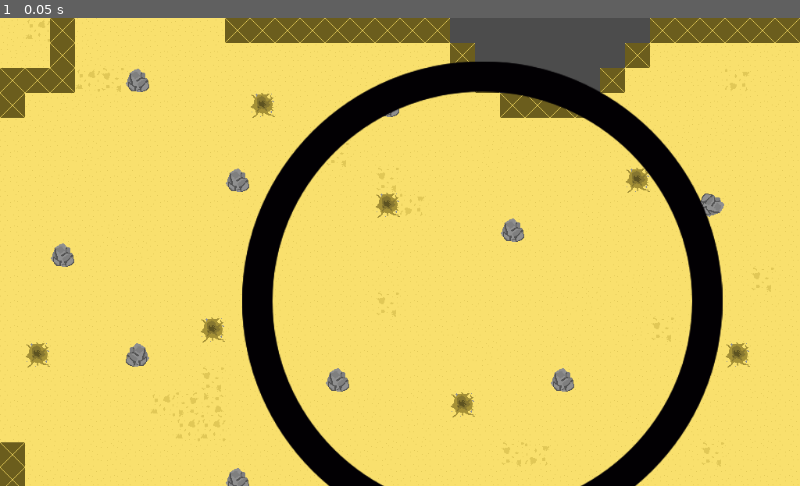
Above: before the commit, frame 1.
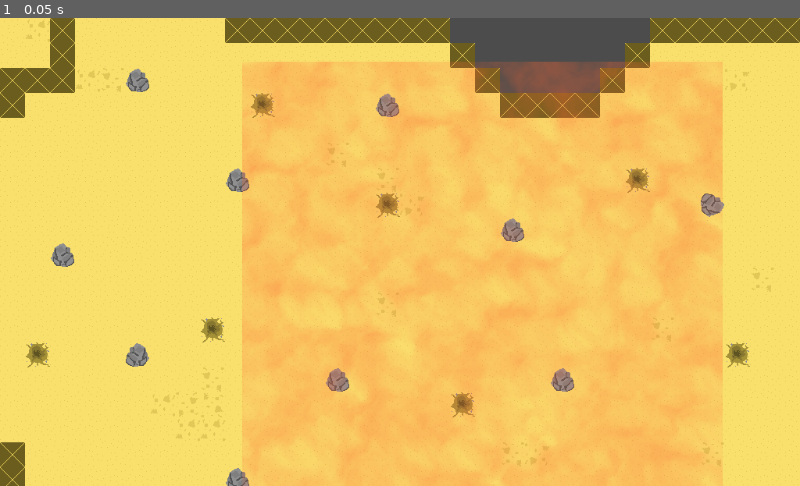
Above: after the commit, the same moment.

Repository: stranker/HellCommander
Game: Godot game, scene res://Scenes/GameScene.tscn
Two runs of this game, one before a commit and one after it. Both use one fixed random seed, a clock stepped at 60 frames per second and the inputs below. This scene is started directly instead of the project's main scene.
Inputs:
- Up to frame 1 (0.05 s): no input

The runs differ from the first frame. In frame 1, 36% of the frame differs, in the area x 30-91%, y 9-100%.

Commit message:
Add shader of AreaCircle

Diff:
--- a/Object/AreaCircle.tscn
+++ b/Object/AreaCircle.tscn
@@ -1,6 +1,6 @@
-[gd_scene load_steps=4 format=2]
+[gd_scene load_steps=6 format=2]
 
-[ext_resource path="res://Sprites/circulo.png" type="Texture" id=1]
+[ext_resource path="res://Sprites/InnerCircle.png" type="Texture" id=1]
 
 [sub_resource type="GDScript" id=1]
 script/source = "extends Area2D
@@ -18,7 +18,6 @@
 	$DamageTimer.start()
 	circle.radius = circle_radius
 	$OuterCircle.scale = circle_radius * $OuterCircle.scale / 500
-	$InnerCircle.scale = $OuterCircle.scale
 	pass
 
 func _on_Timer_timeout():
@@ -39,8 +38,6 @@
 
 sync func reduce_circle(pos):
 	circle_radius /= 1.5
-	$InnerCircle.scale /= 1.5
-	$InnerCircle.position = pos
 	$Tween.stop_all()
 	$Tween.interpolate_property(circle,'radius',circle.radius, circle_radius,4,Tween.TRANS_LINEAR,Tween.EASE_IN_OUT)
 	$Tween.interpolate_property($OuterCircle,'scale',$OuterCircle.scale, $OuterCircle.scale/1.5,4,Tween.TRANS_LINEAR,Tween.EASE_IN_OUT)
@@ -71,6 +68,61 @@
 func is_player_outside(p):
 	return p.global_position.distance_to(global_position) > circle_radius"
 
+[sub_resource type="Shader" id=3]
+code = "shader_type canvas_item;
+
+// Gonkee's fog shader for Godot 3 - full tutorial https://youtu.be/QEaTsz_0o44
+// If you use this shader, I would prefer it if you gave credit to me and my channel
+
+uniform vec3 color = vec3(1, 0.4, 0.2);
+uniform int OCTAVES = 4;
+
+float rand(vec2 coord){
+	return fract(sin(dot(coord, vec2(56, 78)) * 100.0) * 800.0);
+}
+
+float noise(vec2 coord){
+	vec2 i = floor(coord);
+	vec2 f = fract(coord);
+
+	// 4 corners of a rectangle surrounding our point
+	float a = rand(i);
+	float b = rand(i + vec2(1.0, 0.0));
+	float c = rand(i + vec2(0.0, 1.0));
+	float d = rand(i + vec2(1.0, 1.0));
+
+	vec2 cubic = f * f * (3.0 - 2.0 * f);
+
+	return mix(a, b, cubic.x) + (c - a) * cubic.y * (1.0 - cubic.x) + (d - b) * cubic.x * cubic.y;
+}
+
+float fbm(vec2 coord){
+	float value = 0.0;
+	float scale = 0.5;
+
+	for(int i = 0; i < OCTAVES; i++){
+		value += noise(coord) * scale;
+		coord *= 2.0;
+		scale *= 0.5;
+	}
+	return value;
+}
+
+void fragment() {
+	vec2 coord = UV * 20.0;
+
+	vec2 motion = vec2( fbm(coord + vec2(TIME * -0.2, TIME * 1.5)) );
+
+	float final = fbm(coord + motion);
+
+	COLOR = vec4(color, final * 0.5);
+}"
+
+[sub_resource type="ShaderMaterial" id=4]
+shader = SubResource( 3 )
+shader_param/color = Vector3( 1, 0.4, 0.2 )
+shader_param/OCTAVES = 4
+
 [sub_resource type="CircleShape2D" id=2]
 radius = 500.0
 
@@ -78,14 +130,12 @@
 script = SubResource( 1 )
 
 [node name="OuterCircle" type="Sprite" parent="."]
-scale = Vector2( 2, 2 )
-texture = ExtResource( 1 )
-
-[node name="InnerCircle" type="Sprite" parent="."]
+material = SubResource( 4 )
 scale = Vector2( 2, 2 )
 texture = ExtResource( 1 )
 
 [node name="CollisionShape2D" type="CollisionShape2D" parent="."]
+visible = false
 shape = SubResource( 2 )
 
 [node name="ReduceTimer" type="Timer" parent="."]
Binary file added: Sprites/AreaCircle.png
Not shown, changed: Sprites/AreaCircle.png.import
Binary file added: Sprites/InnerCircle.png
Not shown, added: Sprites/InnerCircle.png.import
Binary file removed: Sprites/circulo.png
